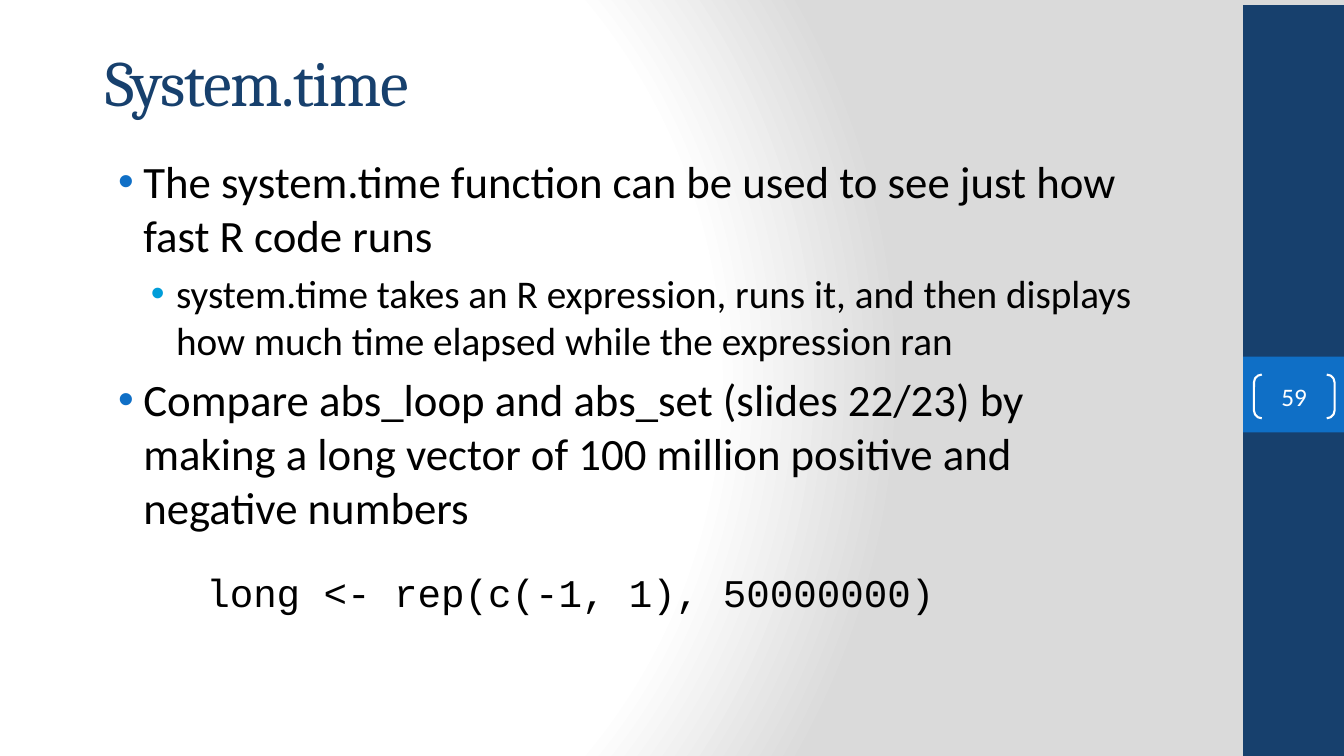
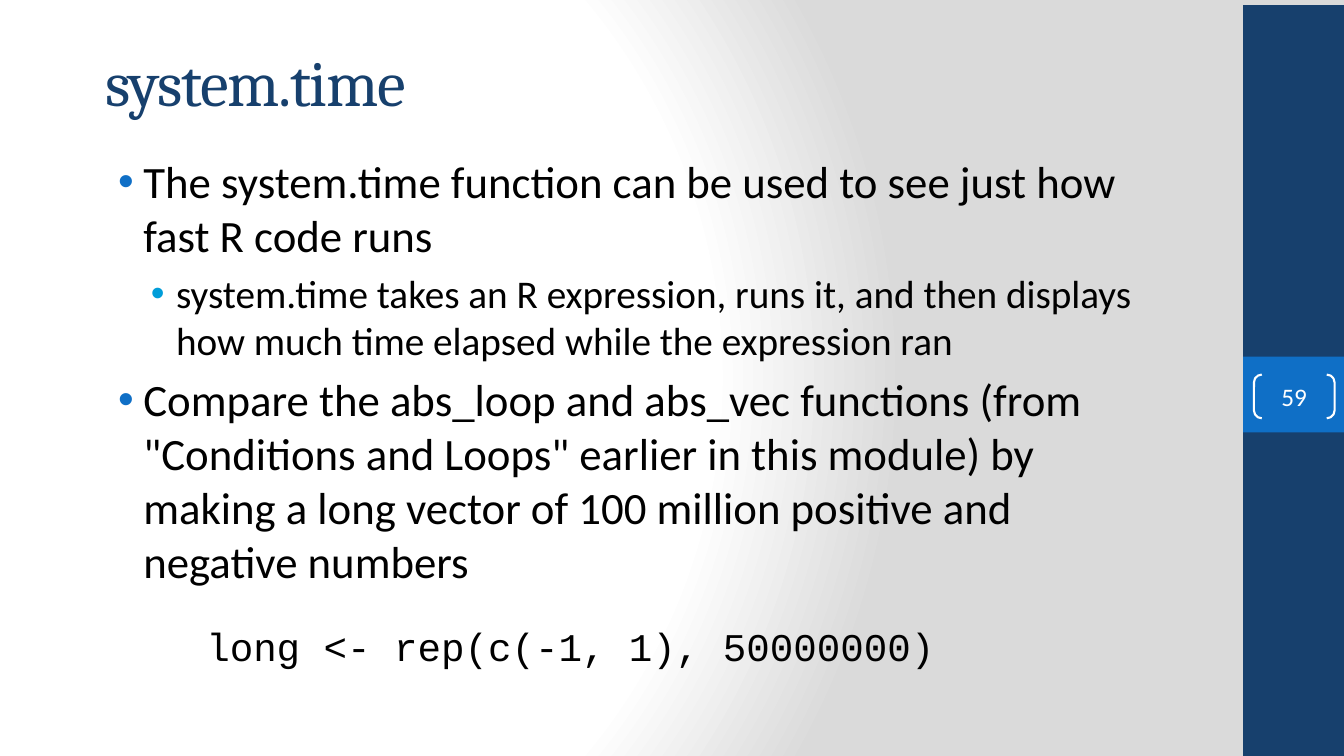
Before and after one commit to FSCJ-COP2073C/cop2073c-FullContent, a slide deck: slide 59 of slides/COP2073C-Module6.pptx. Drawn at 1344x756 pixels with LibreOffice and Linux fonts; fonts in the diff are those of the drawing; background and template pictures are left out. Boxes give left, top, right and bottom in pixels: in the first picture for what was removed or moved away, otherwise in the second. Text is boxed around its words. In the diff, an @@ line names an element or a change of style, - is before the commit and + after.

```diff
--- a/slides/COP2073C-Module6.pptx
+++ b/slides/COP2073C-Module6.pptx
@@ title at box(106, 63, 406, 120): text changed @@
-System.time
+system.time
@@ text at box(143, 383, 1082, 586): text changed @@
-• Compare abs_loop and abs_set (slides 22/23) by making a long vector of 100 million positive and negative numbers
+• Compare the abs_loop and abs_vec functions (from "Conditions and Loops" earlier in this module) by making a long vector of 100 million positive and negative numbers
```
Also in this commit, not shown: 7 other slides changed, 8 other files.
